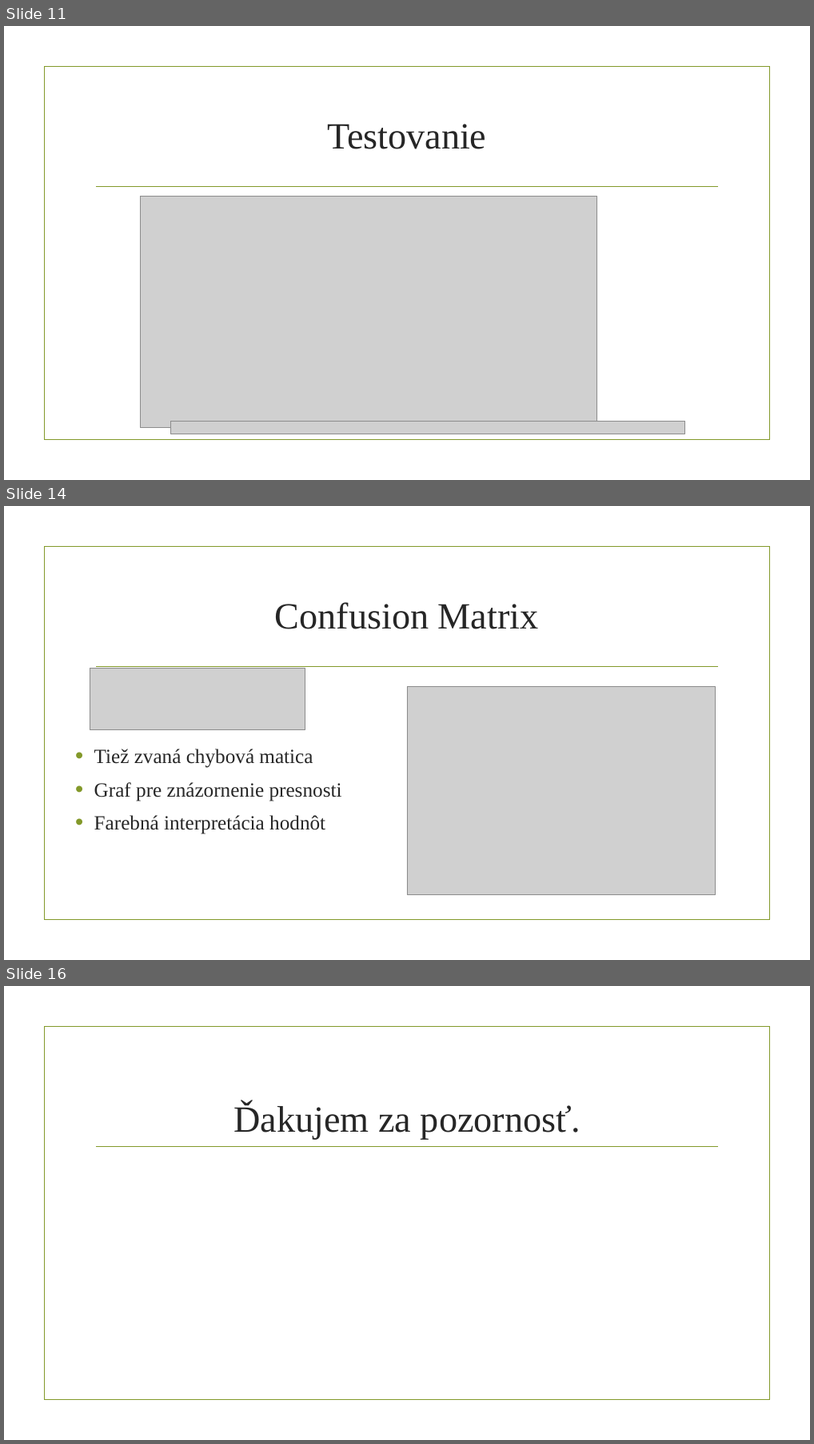
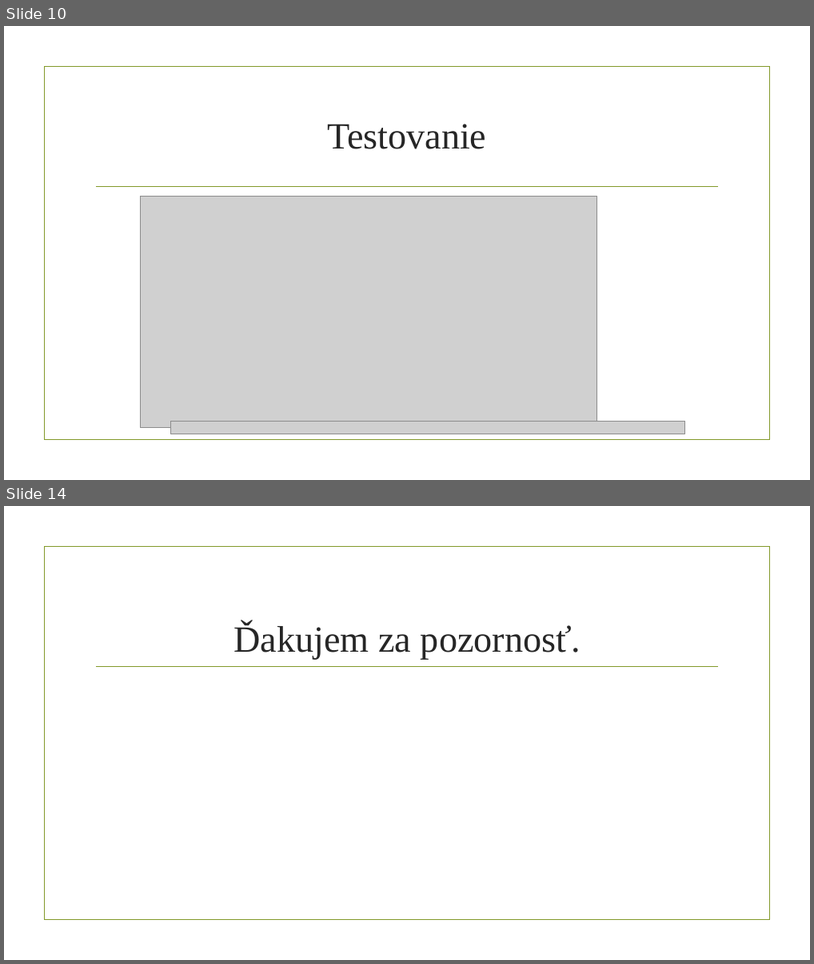
Before and after one commit to georgeob/Kysucky_NS2019, a slide deck: Kysucky_prezentacia.pptx. Shown one above the other, each under a label of ours: slides 11, 14 and 16 before the commit, slides 10 and 14 after it; the slides between them are not shown. The pictures are 814x1444 and 814x964 pixels, drawn with LibreOffice and Linux fonts; fonts in the diff are those of the drawing; grey boxes stand for pictures; background and template pictures are left out. Boxes give left, top, right and bottom in pixels: in the first picture for what was removed or moved away, otherwise in the second. Text is boxed around its words. In the diff, an @@ line names an element or a change of style, - is before the commit and + after.

```diff
--- a/Kysucky_prezentacia.pptx
+++ b/Kysucky_prezentacia.pptx
@@ slide 14 removed at box(4, 506, 810, 960), background picture (left out); not listed: 2 template elements that a slide beside it also shows @@
@@ title removed at box(275, 602, 539, 629) @@
-Confusion Matrix
@@ picture removed at box(90, 668, 306, 729) @@
@@ picture removed at box(407, 686, 716, 894) @@
@@ text removed at box(94, 748, 342, 834) @@
-• Tiež zvaná chybová matica
-• Graf pre znázornenie presnosti
-• Farebná interpretácia hodnôt
@@ what was slide 11 is now slide 10 @@
@@ what was slide 16 is now slide 14 @@
```
Also in this commit, not shown: 9 slides changed, 1 slide added, 2 other slides removed, 3 other files.
